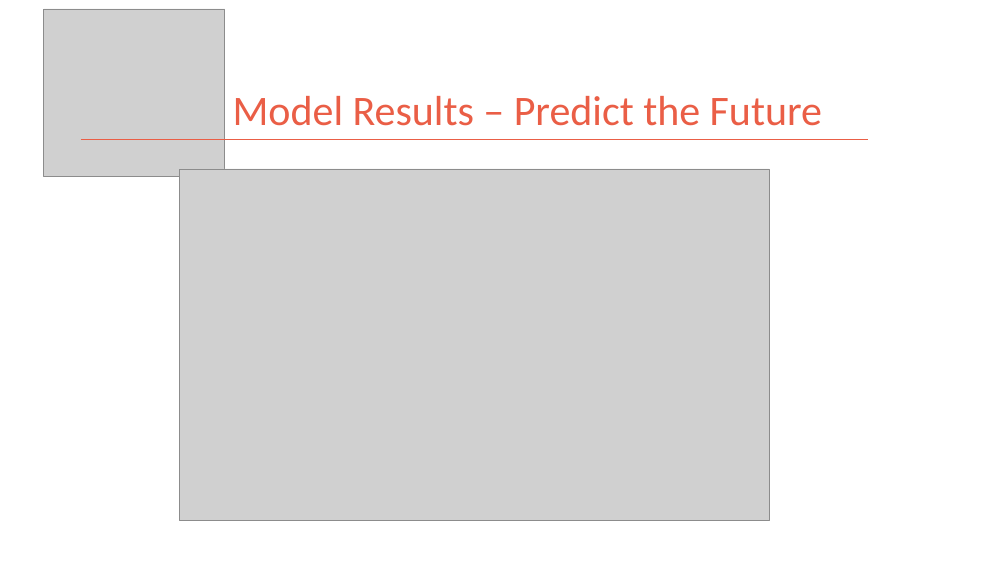
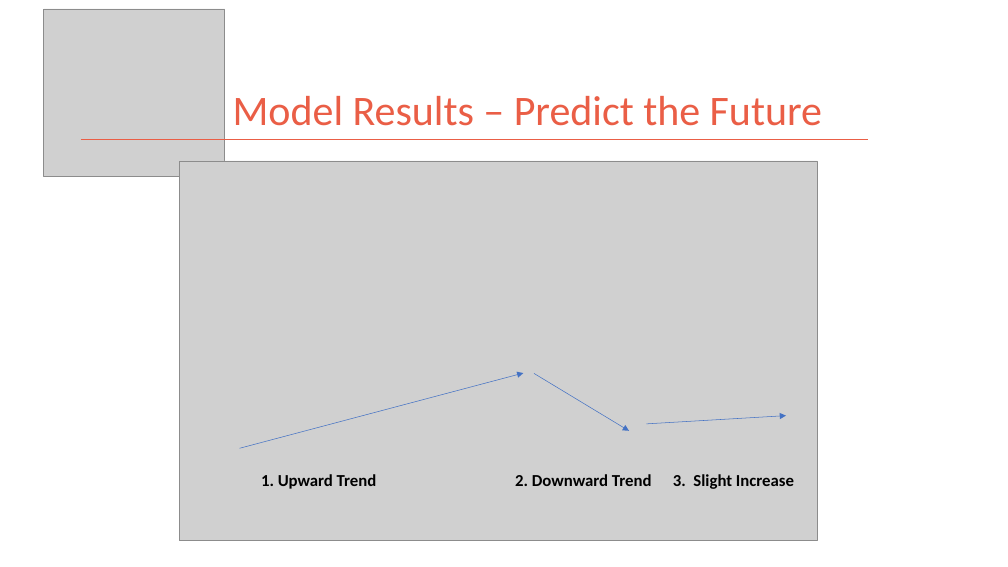
Before and after one commit to kman4/AirbnbPredictions, a slide deck: slide 19 of Airbnb Price Predictions (Model).pptx (slide 20 before the commit). Drawn at 1008x567 pixels with LibreOffice and Linux fonts; fonts in the diff are those of the drawing; grey boxes stand for pictures. Boxes give left, top, right and bottom in pixels: in the first picture for what was removed or moved away, otherwise in the second. Text is boxed around its words. In the diff, an @@ line names an element or a change of style, - is before the commit and + after.

```diff
--- a/Airbnb Price Predictions (Model).pptx
+++ b/Airbnb Price Predictions (Model).pptx
@@ picture: place and size @@
-picture at bbox=[179, 169, 770, 520]
+picture at bbox=[179, 161, 817, 541]
@@ arrow added from (240, 448) to (523, 373), #4472C4 0.5 pt @@
@@ arrow added from (534, 374) to (629, 431), #4472C4 0.5 pt @@
@@ arrow added from (647, 424) to (786, 416), #4472C4 0.5 pt @@
@@ text added at bbox=[261, 474, 377, 489], 16 pt, text #000000, bold @@
+1. Upward Trend
@@ text added at bbox=[515, 474, 652, 486], 16 pt, text #000000, bold @@
+2. Downward Trend
@@ text added at bbox=[673, 474, 794, 489], 16 pt, text #000000, bold @@
+3. Slight Increase
```
Also in this commit, not shown: 7 other slides changed.
